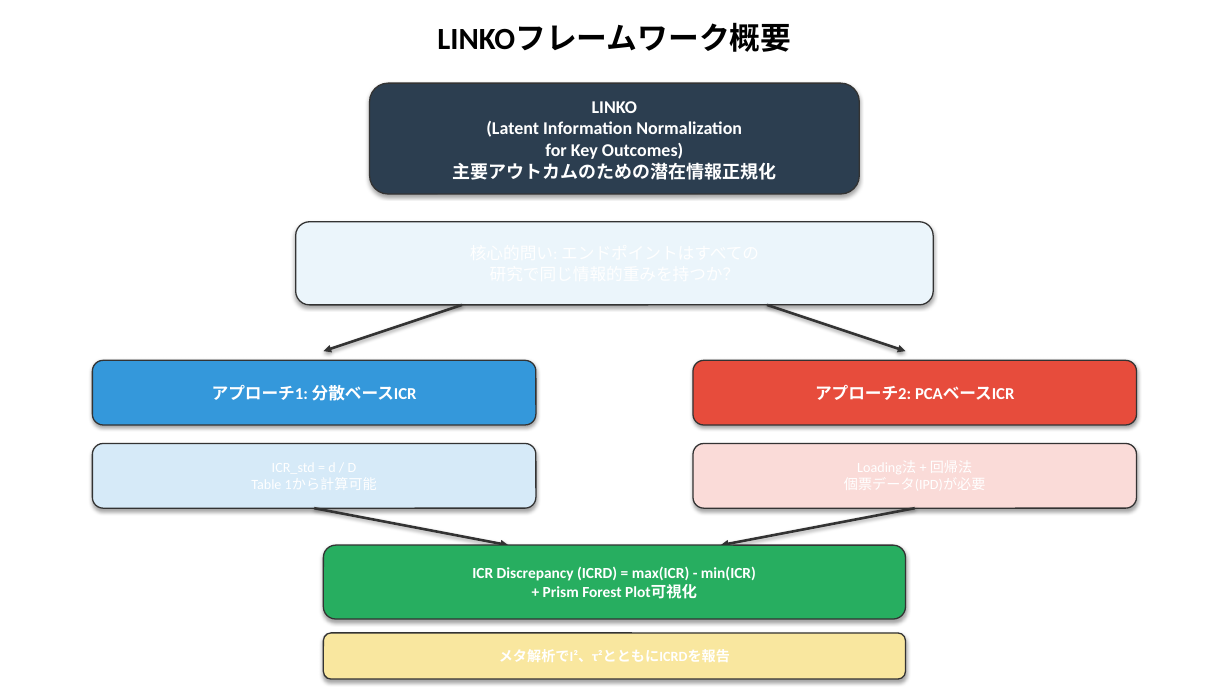
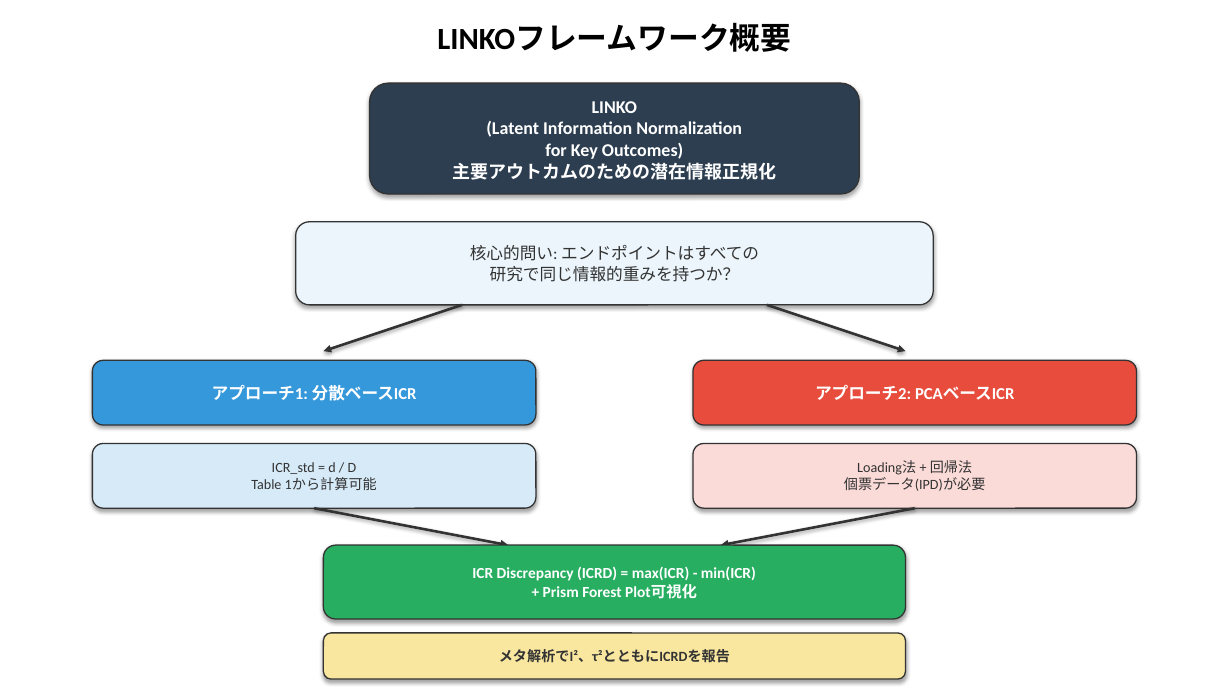
Before and after one commit to bougtoir/linko-icr-paper, a slide deck: slide 3 of icr_paper/ICR_figures_japanese.pptx. Drawn at 1232x693 pixels with LibreOffice and Linux fonts; fonts in the diff are those of the drawing. Boxes give left, top, right and bottom in pixels: in the first picture for what was removed or moved away, otherwise in the second. Text is boxed around its words. In the diff, an @@ line names an element or a change of style, - is before the commit and + after.

```diff
--- a/icr_paper/ICR_figures_japanese.pptx
+++ b/icr_paper/ICR_figures_japanese.pptx
@@ text in rounded rectangle at [470, 245, 759, 282]: text added @@
+核心的問い: エンドポイントはすべての
+研究で同じ情報的重みを持つか？
@@ text in rounded rectangle at [251, 462, 377, 490]: text added @@
+ICR_std = d / D
+Table 1から計算可能
@@ text in rounded rectangle at [844, 460, 985, 491]: text added @@
+Loading法 + 回帰法
+個票データ(IPD)が必要
@@ text in rounded rectangle at [499, 649, 730, 663]: text added @@
+メタ解析でI²、τ²とともにICRDを報告
```
Also in this commit, not shown: 3 other slides changed, 2 other files.
